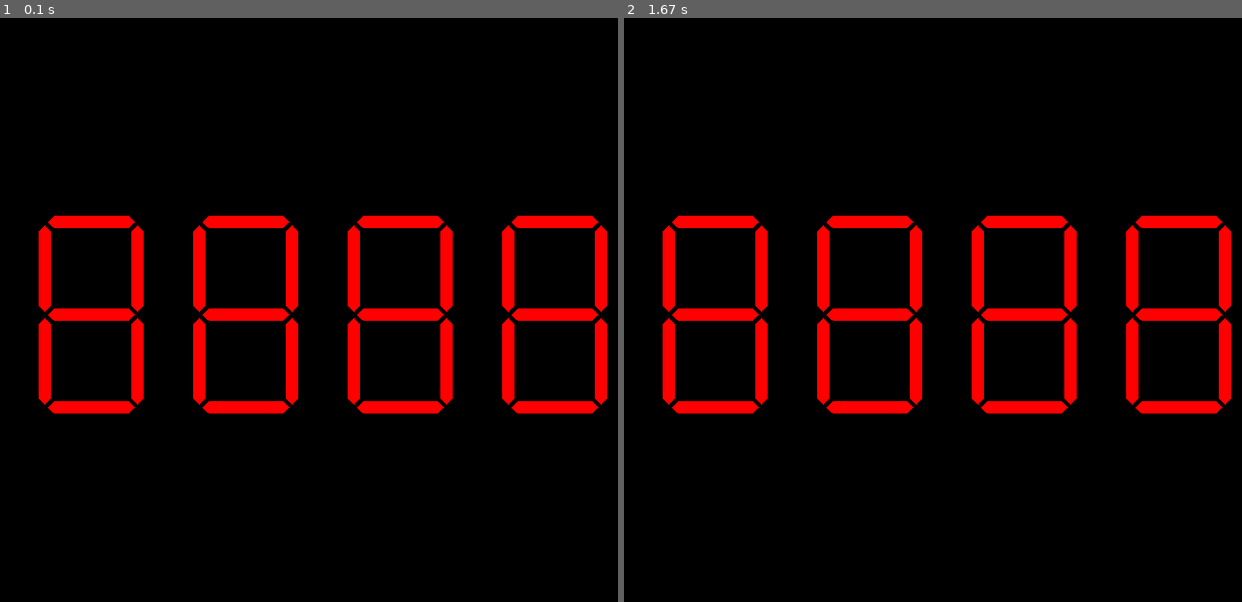
Above: before the commit, frames 1-2 (left to right).
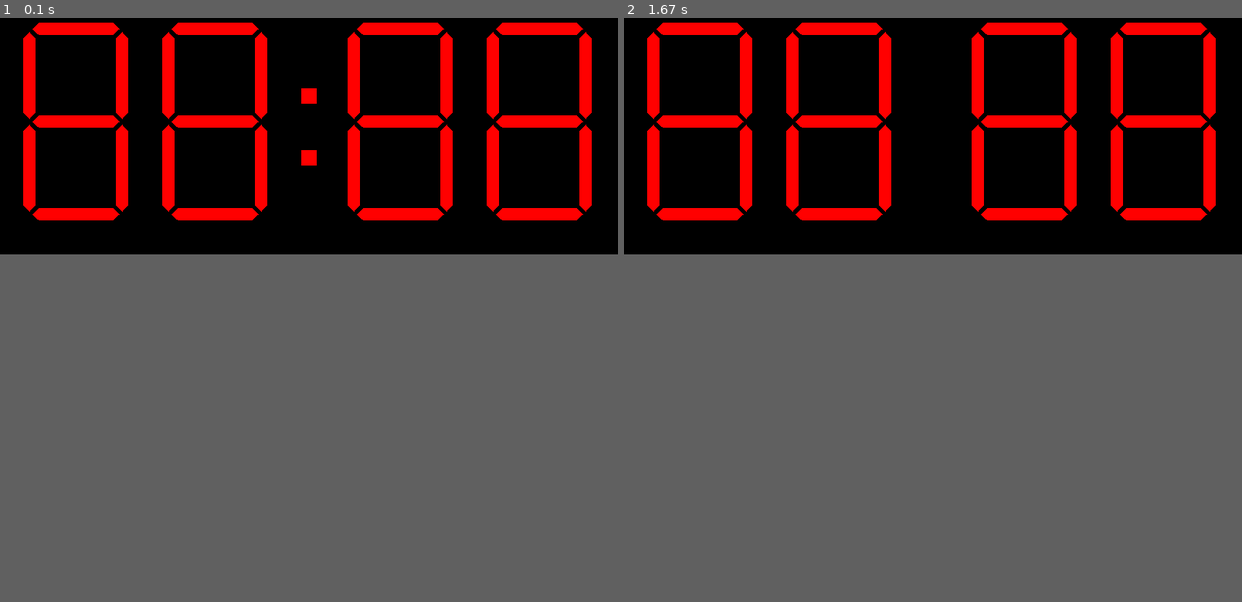
Above: after the commit, the same moments.

Repository: LittleFinchy/mini-pygames
Game: pygame game, started from digital_clock/main.py
The game is run twice, just before and just after one commit, with the same random seed, the same clock (stepped at 60 frames per second) and the same inputs.
Inputs:
- Up to frame 1 (0.1 s): no input
- Up to frame 2 (1.67 s): no input
In our replay, the window is 800x800 before the commit and 800x350 after it. These sizes can differ from the game's own. Grey fills any space a smaller window leaves; there, only what the larger window draws over its background counts as a difference.

The runs differ from the first frame. In frame 1, 15% of the frame differs, in the area x 3-99%, y 0-68%; in frame 2, 15%.

Commit message:
clock update

Diff:
--- /dev/null
+++ b/digital_clock/clock.py
@@ -0,0 +1,26 @@
+import pygame
+from digit import Digit
+from colon import Colon
+
+
+class Clock:
+    def __init__(self):
+        self.col = Colon(400, 350//2)
+        self.hour1 = Digit(30, 50)
+        self.hour2 = Digit(210, 50)
+        self.minute1 = Digit(450, 50)
+        self.minute2 = Digit(630, 50)
+
+    def update(self, hour, minute, seconds):
+        self.col.update(seconds)
+        # self.hour1.update(hour)
+        # self.hour2.update(hour)
+        # self.minute1.update(minute)
+        # self.minute2.update(minute)
+
+    def show(self, win):
+        self.col.show(win)
+        self.hour1.show(win)
+        self.hour2.show(win)
+        self.minute1.show(win)
+        self.minute2.show(win)
--- /dev/null
+++ b/digital_clock/colon.py
@@ -0,0 +1,19 @@
+import pygame
+
+
+class Colon:
+    def __init__(self, x, y):
+        self.x = x
+        self.y = y
+
+        self.active = True
+
+    def update(self, seconds):
+        self.active = False
+        if seconds % 2 == 0:
+            self.active = True
+
+    def show(self, win):
+        if self.active:
+            pygame.draw.rect(win, (255, 0, 0), (self.x - 10, self.y - 40, 20, 20))
+            pygame.draw.rect(win, (255, 0, 0), (self.x - 10, self.y + 40, 20, 20))
--- a/digital_clock/digit.py
+++ b/digital_clock/digit.py
@@ -10,15 +10,17 @@
         # Make 7 segments centered around the x,y that is given
         self.segments.append(Segment(x, y + 20, upright=True))
         self.segments.append(Segment(x + 120, y + 20, upright=True))
+        self.segments.append(Segment(x, y + 140, upright=True))
         self.segments.append(Segment(x + 120, y + 140, upright=True))
-        self.segments.append(Segment(x, y + 140, upright=True))
 
         self.segments.append(Segment(x + 20, y))
         self.segments.append(Segment(x + 20, y + 120))
         self.segments.append(Segment(x + 20, y + 240))
 
-    def update(self):
-        pass
+    def update(self, number):
+        numbers = {
+            0: self.segments[5].active
+        }
 
     def show(self, win):
         for seg in self.segments:
--- a/digital_clock/main.py
+++ b/digital_clock/main.py
@@ -1,12 +1,13 @@
 import pygame
 import os
-from segment import Segment
-from digit import Digit
+import time
+from clock import Clock
+
 
 os.environ['SDL_VIDEO_CENTERED']='1'
 pygame.init()
 
-width, height = 800, 800
+width, height = 800, 350
 fps = 60
 win = pygame.display.set_mode((width,height))
 clock = pygame.time.Clock()
@@ -16,12 +17,7 @@
 BLACK = (0,0,0)
 
 
-
-hour1 = Digit(50, 300)
-hour2 = Digit(250, 300)
-minute1 = Digit(450, 300)
-minute2 = Digit(650, 300)
-
+my_clock = Clock()
 
 
 run = True
@@ -31,12 +27,15 @@
     pygame.display.update()
     win.fill(BLACK)
 
-    #dig.show(win)
 
-    hour1.show(win)
-    hour2.show(win)
-    minute1.show(win)
-    minute2.show(win)
+
+    hours = time.localtime()[3]
+    minutes = time.localtime()[4]
+    seconds = time.localtime()[5]
+
+    my_clock.update(hours, minutes, seconds)
+    my_clock.show(win)
+
 
 
     for event in pygame.event.get():
